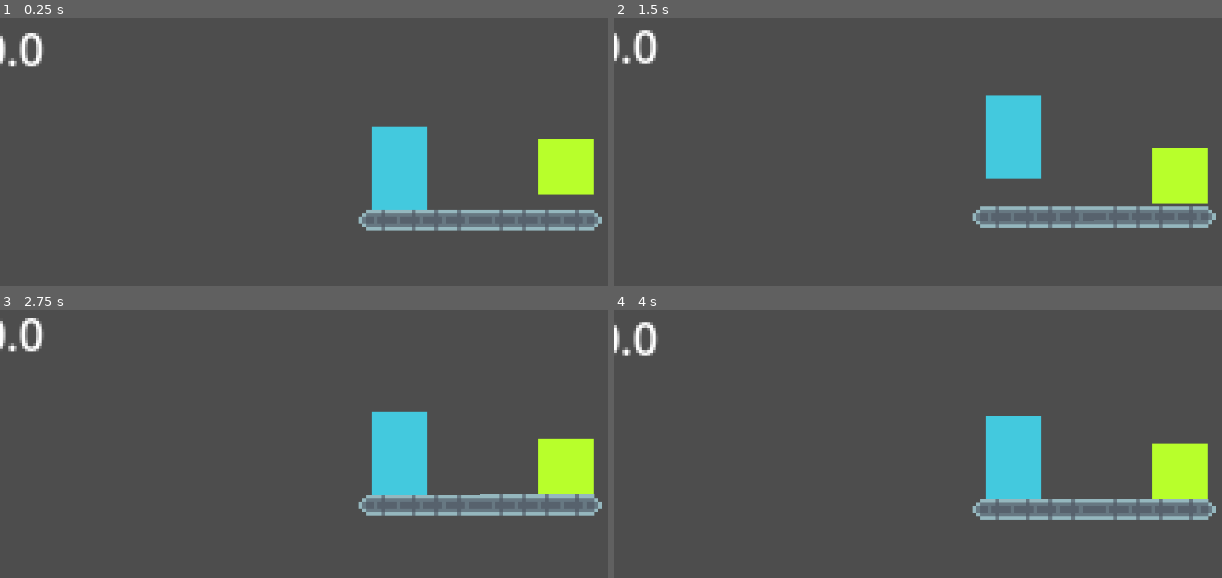
Above: before the commit, frames 1-4 (two rows, left to right).
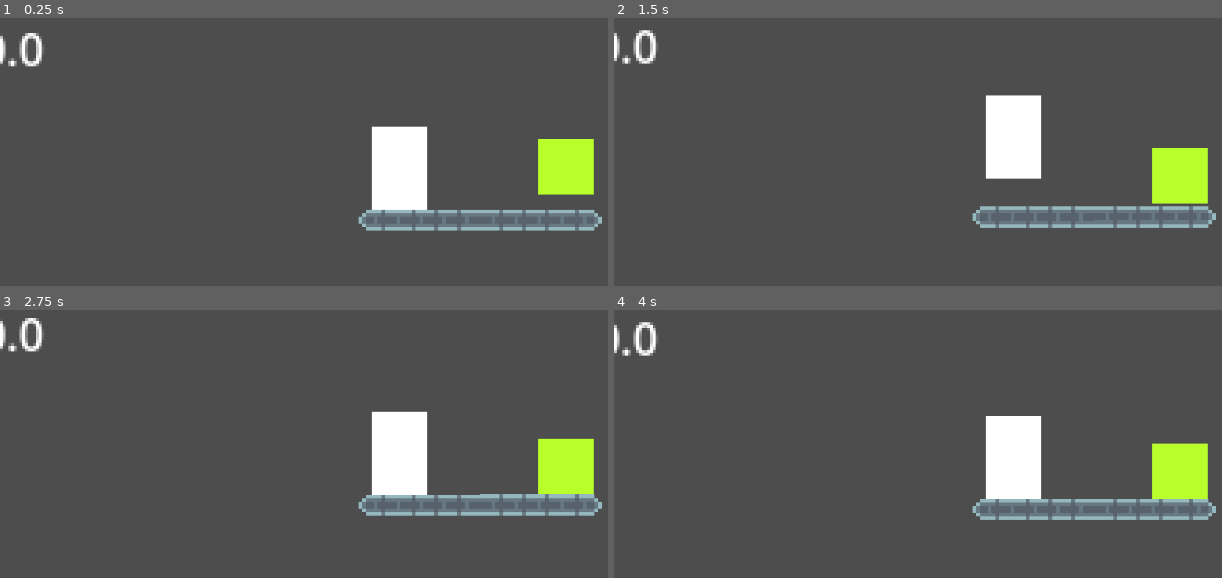
Above: after the commit, the same moments.

Repository: HercMakesThings/godot_platformer_study
Game: Godot game, scene res://scenes/game.tscn
Same seed, same stepped clock (60 frames per second), same inputs: the game is played once before the commit and once after it.
Inputs (mouse positions are in pixels of both pictures, inside the frame that each line leads up to):
- Up to frame 1 (0.25 s): no input
- Up to frame 2 (1.5 s): move the mouse to (1191, 39) at 0.52 s; press the mouse at (1191, 39) at 0.53 s; hold D (run_right_test) from 0.53 s (still down); tap W (up_input_test) at 0.77 s; tap Enter at 1.25 s; move the mouse to (851, 85) at 1.27 s; release the mouse at (851, 85) at 1.28 s; tap Space (btn_3) at 1.35 s
- Up to frame 3 (2.75 s): tap W (up_input_test) at 1.52 s; move the mouse to (outside the picture) at 2.02 s; release D (run_right_test) at 2.03 s; press the mouse at (outside the picture) at 2.03 s; hold A (run_left_test) from 2.03 s (still down)
- Up to frame 4 (4 s): move the mouse to (972, 444) at 2.77 s; release A (run_left_test) at 2.78 s; release the mouse at (972, 444) at 2.78 s; hold D (run_right_test) from 2.78 s (still down); tap Space (btn_3) at 2.85 s; tap W (up_input_test) at 3.02, 3.77 s; move the mouse to (outside the picture) at 3.52 s; press the mouse at (outside the picture) at 3.53 s

The runs differ from the first frame. In frame 1, 2.9% of the frame differs, in the area x 61-71%, y 40-72%; in frame 2, 2.9%; in frame 3, 2.9%, in the area x 61-71%, y 37-70%; in frame 4, 2.9%.

Commit message:
air dodge commits ongoing

Diff:
--- a/scenes/player_new.tscn
+++ b/scenes/player_new.tscn
@@ -4,6 +4,7 @@
 [ext_resource type="Script" uid="uid://b7nwpiqypj75k" path="res://scripts/environment_collision_box.gd" id="2_q1g3e"]
 [ext_resource type="Script" uid="uid://bjk4djbuag7os" path="res://scripts/input_game_component.gd" id="2_wm45n"]
 [ext_resource type="Script" uid="uid://lgo3he6gsmg5" path="res://scripts/movement_component.gd" id="3_b288l"]
+[ext_resource type="Shader" uid="uid://c0qav8yjfpvc5" path="res://shaders/sprite_shaders/base.gdshader" id="3_id8he"]
 [ext_resource type="Script" uid="uid://lpgo7mxv0d5h" path="res://scripts/hurtbox.gd" id="4_d2bp7"]
 [ext_resource type="Script" uid="uid://74ctiqofli1i" path="res://scripts/health_manager.gd" id="5_8tn2v"]
 [ext_resource type="Script" uid="uid://bjx5rtki0usbf" path="res://scripts/stamina_manager.gd" id="6_6ljwu"]
@@ -17,6 +18,11 @@
 [sub_resource type="CapsuleShape2D" id="CapsuleShape2D_dsvhw"]
 radius = 8.0
 height = 24.0
+
+[sub_resource type="ShaderMaterial" id="ShaderMaterial_id8he"]
+shader = ExtResource("3_id8he")
+shader_parameter/flash_color = Color(1, 1, 1, 1)
+shader_parameter/flash_modifier = 0.0
 
 [sub_resource type="CapsuleShape2D" id="CapsuleShape2D_8tn2v"]
 height = 32.0
@@ -36,6 +42,8 @@
 script = ExtResource("2_q1g3e")
 
 [node name="PlaceholderModel" type="ColorRect" parent="." unique_id=531971473]
+unique_name_in_owner = true
+material = SubResource("ShaderMaterial_id8he")
 offset_left = 10.0
 offset_top = 15.0
 offset_right = 30.0
@@ -117,7 +125,13 @@
 script = ExtResource("11_kkhi3")
 metadata/_custom_type_script = "uid://b0ri7sbekqbq6"
 
-[node name="AirDodge" type="Node" parent="AbilityManager" unique_id=1319945754]
+[node name="AirDodge" type="Node" parent="AbilityManager" unique_id=1319945754 node_paths=PackedStringArray("model")]
 unique_name_in_owner = true
 script = ExtResource("13_nkc8p")
+model = NodePath("../../PlaceholderModel")
 metadata/_custom_type_script = "uid://b0ri7sbekqbq6"
+
+[node name="flash_timer" type="Timer" parent="AbilityManager/AirDodge" unique_id=722690103]
+wait_time = 0.205
+
+[connection signal="timeout" from="AbilityManager/AirDodge/flash_timer" to="AbilityManager/AirDodge" method="_on_flash_timer_timeout"]
--- a/scripts/ability.gd
+++ b/scripts/ability.gd
@@ -1,4 +1,4 @@
 class_name Ability extends Node
 
-func tick_ability(input: InputGameComponent, movement: MovementComponent) -> void:
+func tick_ability(input: InputGameComponent, movement: MovementComponent, delta: float) -> void:
 	pass
--- a/scripts/ability_manager.gd
+++ b/scripts/ability_manager.gd
@@ -9,9 +9,9 @@
 		if ability is Ability:
 			print(str(body.name) + " has ability: " + str(ability.name))
 
-func update_abilities(input: InputGameComponent, movement: MovementComponent) -> void:
+func update_abilities(input: InputGameComponent, movement: MovementComponent, delta: float) -> void:
 	if body == null:
 		return
 	for ability in get_children():
 		if ability is Ability:
-			ability.tick_ability(input, movement)
+			ability.tick_ability(input, movement, delta)
--- a/scripts/air_jump_ability.gd
+++ b/scripts/air_jump_ability.gd
@@ -9,11 +9,12 @@
 func _ready() -> void:
 	air_jumps = air_jump_count
 
-func tick_ability(input: InputGameComponent, movement: MovementComponent) -> void:
+func tick_ability(input: InputGameComponent, movement: MovementComponent, _delta: float) -> void:
 	if (air_jumps > 0 &&
 		input.btn_3_input &&
 		movement.current_state == movement.MoveState.AIRBORNE &&
-		!body.is_on_floor()):
+		!body.is_on_floor() &&
+		movement.can_move):
 		body.velocity.y = movement.JUMP_VELOCITY * air_jump_modifier
 		air_jumps -= 1
 
--- a/scripts/airdodge_ability.gd
+++ b/scripts/airdodge_ability.gd
@@ -2,12 +2,58 @@
 
 @onready var body: PlayerNew = $"../.."
 
+@export var model: Node
+
 @export var air_dodge_count: int = 1
-@export var air_dodge_length: int = 30
+@export var air_dodge_length: int = 16
+
+@onready var flash_timer: Timer = $flash_timer
+
+
 var air_dodge: int
+var ad_frame: int
+var ad_initiated: bool
+var ad_direction: Vector2
 
 func _ready() -> void:
 	air_dodge = air_dodge_count
+	ad_frame = 0
+	ad_initiated = false
 
-func tick_ability(input: InputGameComponent, movement: MovementComponent) -> void:
-	pass
+func tick_ability(input: InputGameComponent, movement: MovementComponent, delta: float) -> void:
+	if (input.guard_input && air_dodge > 0 &&
+		(movement.current_state == movement.MoveState.AIRBORNE ||
+		 movement.current_state == movement.MoveState.JUMPSQUAT)):
+			ad_initiated = true
+			ad_direction = movement.direction.normalized()
+			movement.can_move = false
+			air_dodge -= 1
+
+	if ad_initiated:
+		if ad_frame == 1:
+			flash_timer.start()
+			model.material.set_shader_parameter("flash_modifier", 0.6)
+		if ad_frame < 10:
+			if body.is_on_floor():
+				body.velocity = ad_direction * 500 * delta
+			else:
+				body.velocity = ad_direction * 450 * delta
+		if ad_frame >= 10:
+			if body.is_on_floor():
+				body.velocity = lerp(body.velocity, Vector2(0,0), 0.05)
+			#velocity = lerp(velocity, Vector2(0,0), friction)
+			else:
+				body.velocity = lerp(body.velocity, Vector2(0,0), 0.5)
+		if ad_frame >= air_dodge_count:
+			movement.can_move = true
+			ad_initiated = false
+			ad_frame = 0
+		ad_frame += 1
+
+	if (body.is_on_floor() && air_dodge < air_dodge_count):
+		air_dodge = air_dodge_count
+
+
+
+func _on_flash_timer_timeout() -> void:
+	model.material.set_shader_parameter("flash_modifier", 0.0)
--- a/scripts/movement_component.gd
+++ b/scripts/movement_component.gd
@@ -52,6 +52,8 @@
 var current_state: MoveState
 var frame: int
 var is_on_platform: bool
+var can_move: bool
+var move_paused: bool
 
 func _ready() -> void:
 	current_state = MoveState.IDLE if body.is_on_floor() else MoveState.AIRBORNE
@@ -60,6 +62,8 @@
 	frame = 0
 	gravity = GRAVITY
 	on_ground = body.is_on_floor()
+	can_move = true
+	move_paused = false
 
 func tick(delta: float) -> void:
 	if body == null:
@@ -92,6 +96,11 @@
 	#print("orientation: " + str(orientation))
 	#print("full crouch threshold: " + str(-deadzone + -crouch_thresh))
 
+	## early return for when ability or game mechanic needs
+	## to pause the character entirely
+	if move_paused:
+		return
+
 	if body.is_on_floor():
 		if !on_ground:
 			if !contact_point.is_colliding():
@@ -144,6 +153,9 @@
 				#body.velocity.x = move_toward(body.velocity.x, 0.0, 5)
 				body.velocity.x = move_toward(body.velocity.x, 0.0, decel * delta)
 				accel = accel.lerp(Vector2(0,0), 1)
+
+				if !can_move:
+					return
 				if will_jump:
 					will_jump = false
 					change_state(MoveState.JUMPSQUAT)
@@ -162,12 +174,14 @@
 						model.play("walk_left")
 					elif orientation == 1:
 						model.play("walk_right")
-				if abs(body.velocity.x) < MAX_WALK_SPD:
+				if abs(body.velocity.x) < MAX_WALK_SPD && can_move:
 					#velocity = (velocity + accel * x_dir_raw * friction * delta)
 					apply_force(Vector2(walk_speed, 0))
 					apply_accel(delta)
-				else:
-					body.velocity.x = MAX_WALK_SPD * orientation
+				#else:
+					#body.velocity.x = MAX_WALK_SPD * orientation
+				if !can_move:
+					return
 				if frame < 3 && abs(direction.x) >= hard_press_thresh:
 					change_state(MoveState.DASH)
 					return
@@ -192,11 +206,13 @@
 						model.play("walk_left")
 					elif orientation == 1:
 						model.play("walk_right")
-				if abs(body.velocity.x) < MAX_SPEED:
+				if abs(body.velocity.x) < MAX_SPEED && can_move:
 					apply_force(Vector2(dash_speed, 0))
 					apply_accel(delta)
 				#else:
 					#body.velocity.x = MAX_SPEED * orientation
+				if !can_move:
+					return
 				if direction.dot(body.velocity) < 0:
 					#body.velocity.x *= -1
 					#frame = 0
@@ -239,11 +255,13 @@
 						model.play("walk_left")
 					elif orientation == 1:
 						model.play("walk_right")
-				if abs(body.velocity.x) < MAX_SPEED:
+				if abs(body.velocity.x) < MAX_SPEED && can_move:
 					apply_force(Vector2(run_speed, 0))
 					apply_accel(delta)
 				#else:
 					#body.velocity.x = MAX_SPEED * orientation
+				if !can_move:
+					return
 				#if abs(direction.x) > deadzone && abs(direction.x) < hard_press_thresh:
 					#if direction.dot(body.velocity) < 0:
 						#change_state(MoveState.RUNTURN)
@@ -279,6 +297,8 @@
 				#if abs(direction.x) > deadzone && abs(direction.x) < hard_press_thresh:
 					#change_state(MoveState.WALK)
 					#return
+				if !can_move:
+					return
 				if abs(direction.x) < deadzone:
 					change_state(MoveState.IDLE)
 					return
@@ -339,6 +359,9 @@
 				if extra_jump == 0:
 					extra_jump = 1
 			else:
+				apply_gravity()
+				if !can_move:
+					return
 				if abs(body.velocity.x) < MAX_AIR_SPEED:
 					apply_force(Vector2(dash_speed, 0))
 					apply_accel(delta)
@@ -354,7 +377,7 @@
 					body.velocity.x = move_toward(body.velocity.x, 0, abs(body.velocity.x*0.05))
 					#body.velocity.x = move_toward(body.velocity.x, 0, 2)
 				is_on_platform = false
-				apply_gravity()
+				#apply_gravity()
 		MoveState.LANDLAG:
 			if body.is_on_floor():
 				if model is AnimatedSprite2D:
@@ -383,6 +406,8 @@
 						ecb.disabled = false
 						return
 					ecb.disabled = true
+				if !can_move:
+					return
 				if direction.y >= -deadzone + -crouch_thresh:
 					change_state(MoveState.IDLE)
 					return
@@ -416,7 +441,7 @@
 	return mass * gravity
 
 func calc_friction() -> float:
-	var nf := calc_nForce()
+	var nf: float = calc_nForce()
 	if body.is_on_floor():
 		return nf * friction
 	else:
--- a/scripts/player_new.gd
+++ b/scripts/player_new.gd
@@ -23,7 +23,7 @@
 
 	movement_component.tick(delta)
 
-	ability_manager.update_abilities(input_game_component, movement_component)
+	ability_manager.update_abilities(input_game_component, movement_component, delta)
 
 	move_and_slide()
 
Not shown, changed: assets/sprites/flushy/pixel_flushy_attack_basic-Sheet.png.import
Not shown, changed: assets/sprites/flushy/pixel_flushy_og_pose-Sheet.png.import
Not shown, changed: assets/sprites/flushy/pixel_flushy_og_pose_crouching_tilesheet_1.png.import
Not shown, changed: assets/sprites/flushy/pixel_flushy_og_pose_walking-Sheet.png.import
Not shown, changed: assets/sprites/flushyGameTileset2-Sheet.png.import
Not shown, changed: icon.svg.import
